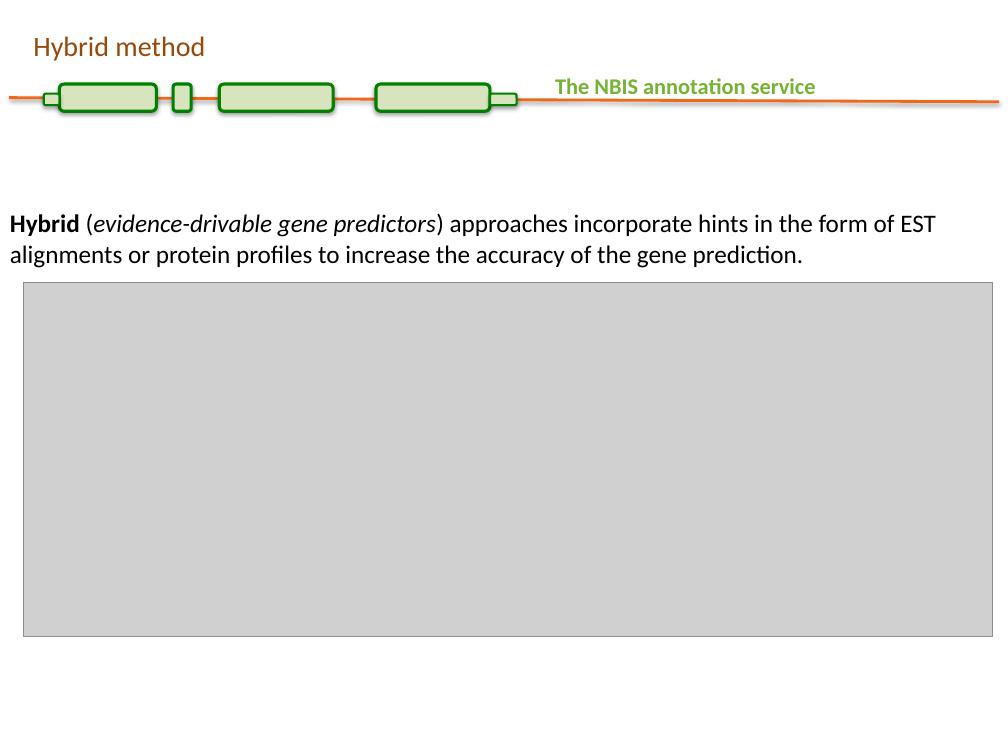
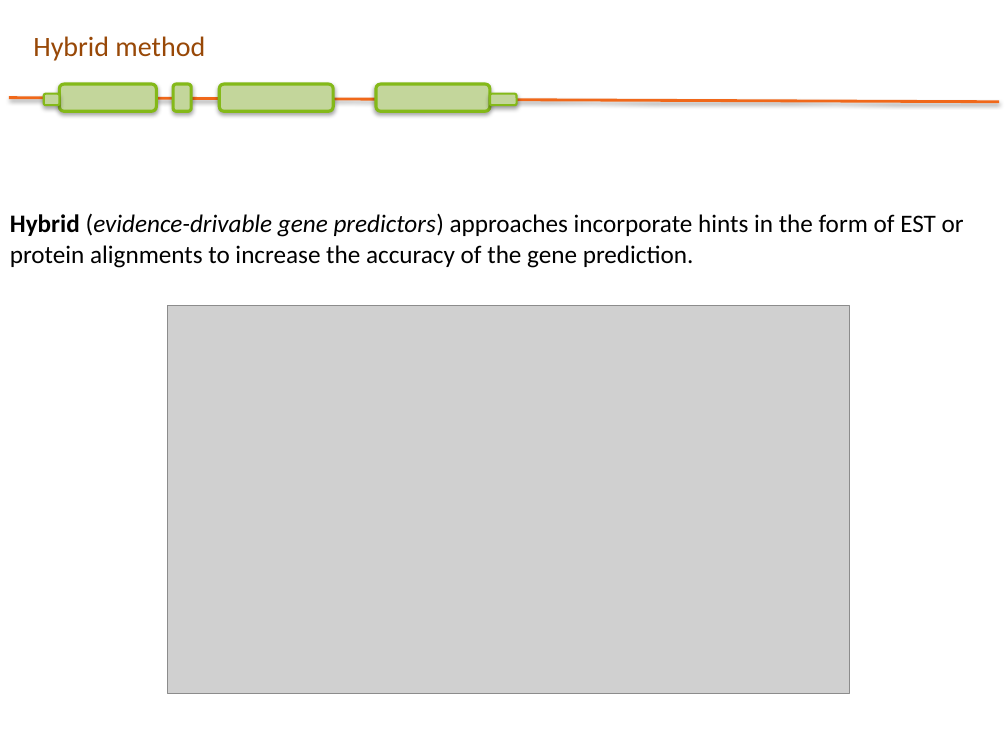
Before and after one commit to SGBC/course, a slide deck: slide 34 of docs/nbis_annotation/slides/Structural_annotation.pptx (slide 18 before the commit). Drawn at 1008x756 pixels with LibreOffice and Linux fonts; fonts in the diff are those of the drawing; grey boxes stand for pictures; background and template pictures are left out. Boxes give left, top, right and bottom in pixels: in the first picture for what was removed or moved away, otherwise in the second. Text is boxed around its words. In the diff, an @@ line names an element or a change of style, - is before the commit and + after.

```diff
--- a/docs/nbis_annotation/slides/Structural_annotation.pptx
+++ b/docs/nbis_annotation/slides/Structural_annotation.pptx
@@ rounded rectangle at (220,84,334,111): fill #D7E4BD to #C3D69B; outline #078000 2.25 pt to #84B919 2.25 pt @@
@@ fill #D7E4BD to #C3D69B; outline #008000 2.25 pt to #84B919 2.25 pt in 3 elements at (59,84,156,111), (173,84,192,111), (376,84,490,111) @@
@@ text removed at (555,78,816,100) @@
-The NBIS annotation service
@@ rounded rectangle at (43,94,59,105): fill #D7E4BD to #C3D69B; outline #008000 1.5 pt to #84B919 1.5 pt @@
@@ rounded rectangle at (490,94,516,105): fill #D7E4BD to #C3D69B; outline #008000 1.5 pt to #84B919 1.5 pt @@
@@ text at (10,213,964,268): text changed @@
-Hybrid (evidence-drivable gene predictors) approaches incorporate hints in the form of EST alignments or protein profiles to increase the accuracy of the gene prediction.
+Hybrid (evidence-drivable gene predictors) approaches incorporate hints in the form of EST or protein alignments to increase the accuracy of the gene prediction.
@@ picture: place and size @@
-picture at (23,283,992,637)
+picture at (167,305,849,692)
```
Also in this commit, not shown: 53 other slides changed, 18 slides added, 2 slides removed, 2 other files.
